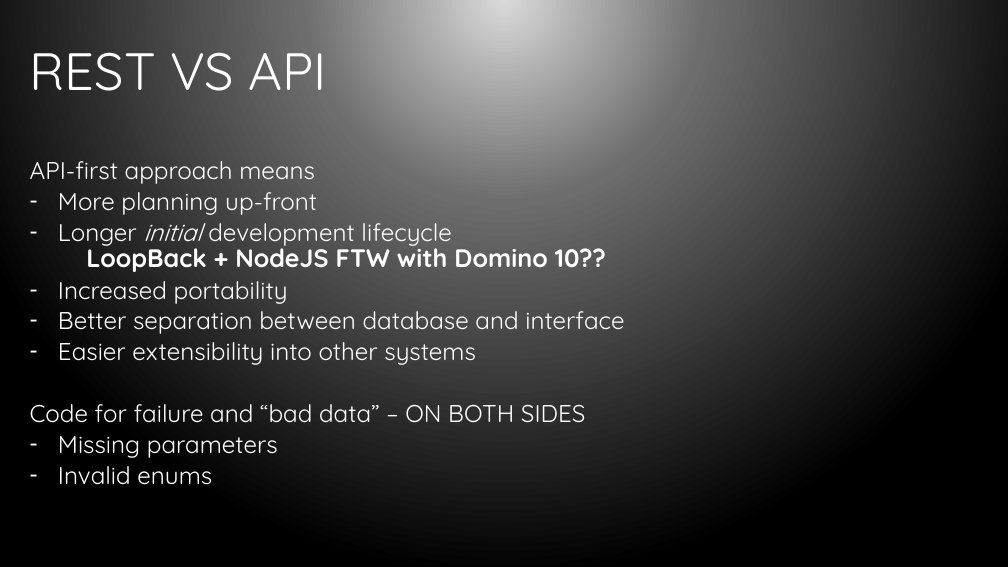
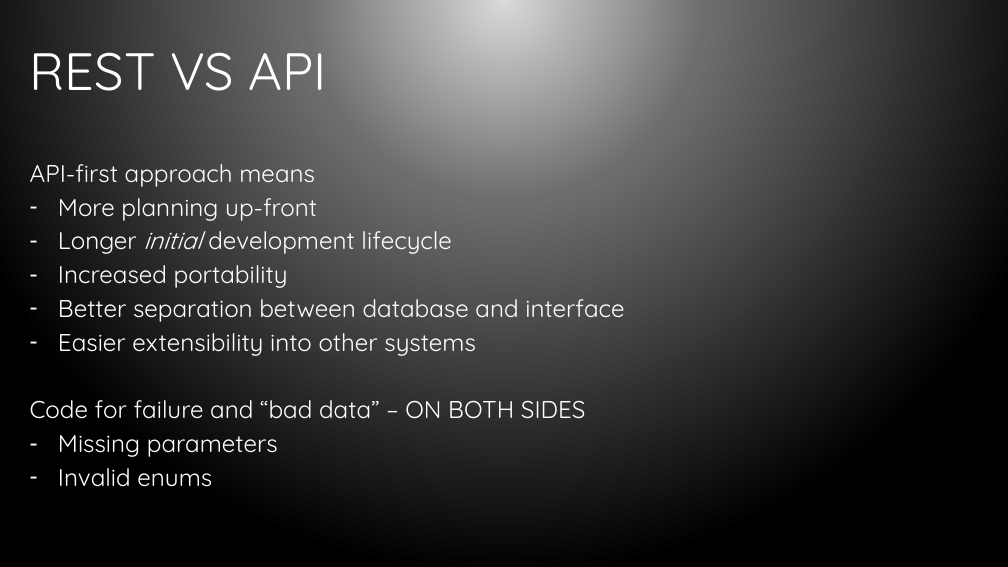
Before and after one commit to bleedingcode/domino-js-masterclass, a slide deck: slide 15 of presentation/8598 Domino and JS.pptx (slide 13 before the commit). Drawn at 1008x567 pixels with LibreOffice and Linux fonts; fonts in the diff are those of the drawing; background and template pictures are left out. Boxes give left, top, right and bottom in pixels: in the first picture for what was removed or moved away, otherwise in the second. Text is boxed around its words. In the diff, an @@ line names an element or a change of style, - is before the commit and + after.

```diff
--- a/presentation/8598 Domino and JS.pptx
+++ b/presentation/8598 Domino and JS.pptx
@@ text "API-first approach means" at [30,164,624,487]: line spacing 0.7 to 0.8 @@
@@ text at [86,241,606,272]: paragraph removed @@
-  LoopBack + NodeJS FTW with Domino 10??
```
Also in this commit, not shown: 6 other slides changed, 3 slides added, 2 other files.
